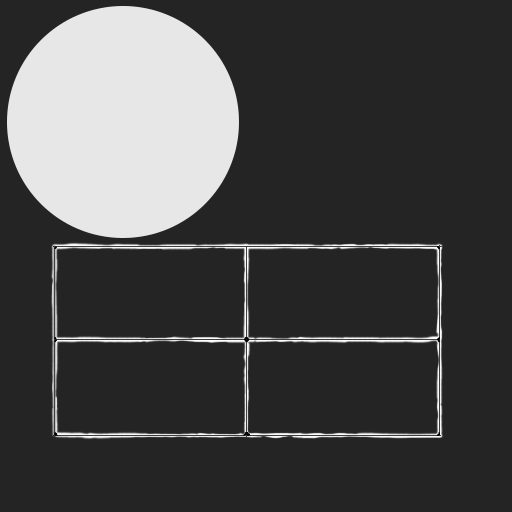
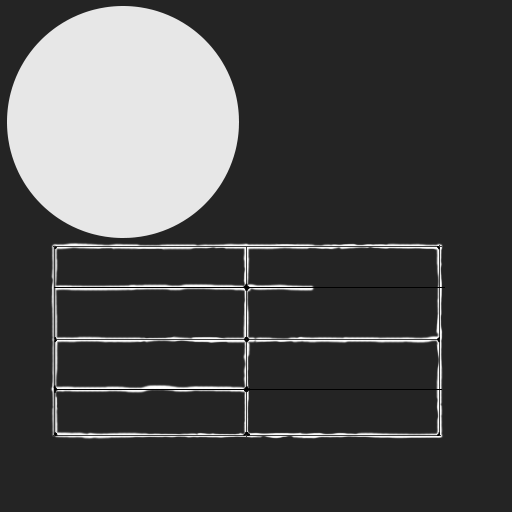
The second w=512, h=512 image is a revision of the first. Changes to its layers:
painted on "Lines" over (x1=53, y1=283, x2=445, y2=394)
painted on "edge wear" over (x1=50, y1=283, x2=315, y2=394)
